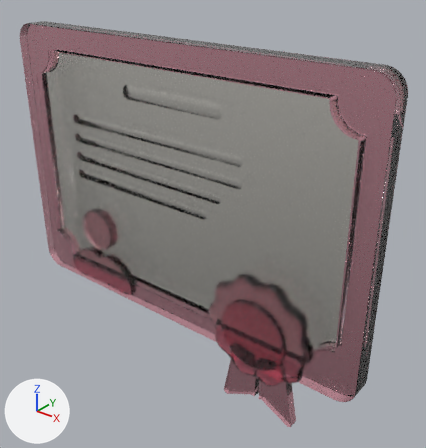
A saved change to the glTF model deploycli/awsicons/models/aws/iam-role.glb.
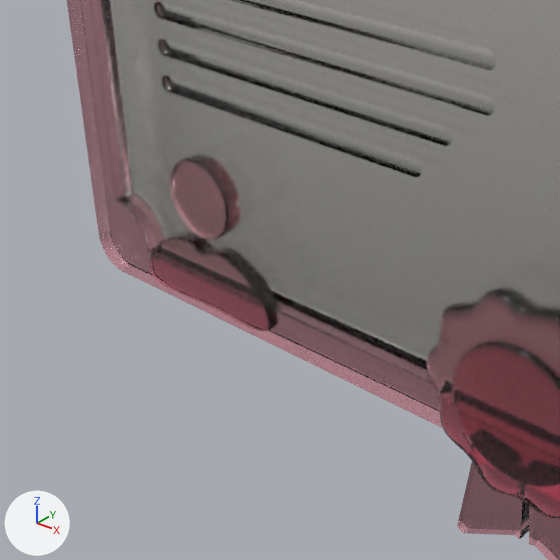
There are two pictures of each version: one whole from a 50 mm camera at (3.76, -4.13, 3.99) aimed at (0.35, 0.13, 1.34), one close up on the part from 0% to 64% of the width and 30% to 91% of the height. The lights are fixed; the arrows at lower left show +X, +Y and +Z. The first two pictures are the older version.

Before the edit, the objects in view are built like this:
```python
me_engraved_glass_plaque = bpy.data.meshes.new('Engraved glass plaque')
me_engraved_glass_plaque.from_pydata(...)  # 3214 vertices, 6424 faces; spans x -1.96..1.96, y -0.08..0.09, z 0.39..2.89
me_engraved_glass_plaque.materials.append(mat_champagne_plaque_glass)  # white #fefcf3
me_person_silhouette = bpy.data.meshes.new('Person silhouette')
me_person_silhouette.from_pydata(...)  # 2800 vertices, 5592 faces; spans x -1.645..-0.595, y -0.184..-0.082, z 0.217..1.175
me_person_silhouette.materials.append(mat_ruby_accent_glass)  # pink #fdb8c7
me_ribbon_tail_right = bpy.data.meshes.new('Ribbon tail right')
me_ribbon_tail_right.from_pydata(...)  # 1210 vertices, 2416 faces; spans x 1.215..1.621, y -0.218..-0.125, z 0.019..0.757
me_ribbon_tail_right.materials.append(mat_ruby_accent_glass)  # pink #fdb8c7
ob_engraved_glass_plaque = bpy.data.objects.new('Engraved glass plaque', me_engraved_glass_plaque)
ob_engraved_glass_plaque.location = (0.0, 0.0, 0.0)
ob_person_silhouette = bpy.data.objects.new('Person silhouette', me_person_silhouette)
ob_person_silhouette.location = (0.0, 0.0, 0.0)
ob_ribbon_tail_right = bpy.data.objects.new('Ribbon tail right', me_ribbon_tail_right)
ob_ribbon_tail_right.location = (0.0, 0.0, -0.412)
# also in view: 'Certificate frame' at (0.0, -0.02, 1.64); 'Ribbon tail left' at (0.98, -0.17, -0.02); 'Scalloped ribbon seal' at (1.2, -0.23, 0.6); 'Raised ribbon medallion' at (1.2, -0.33, 0.6)
```
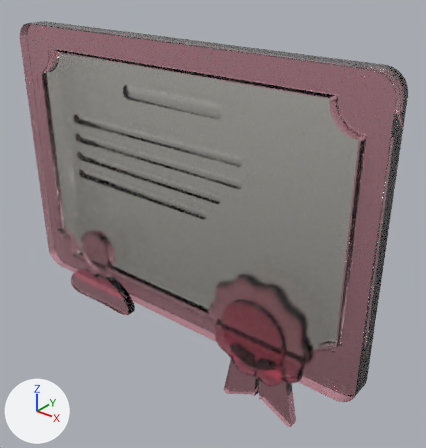
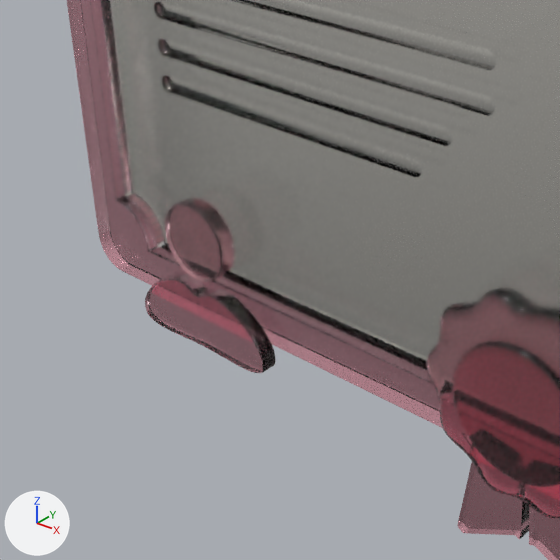
Boxes (x1, y1, x2, y2) around the edits, measured in the close-ups (560 x 560 px):
'Person silhouette', moved
    before: (149, 154, 278, 331)
    after: (145, 198, 275, 373)

What the commit changed:
Object 'Person silhouette' (ob_person_silhouette) moves from (0.0, 0.0, 0.0) to (0.0, -0.067, -0.25).
